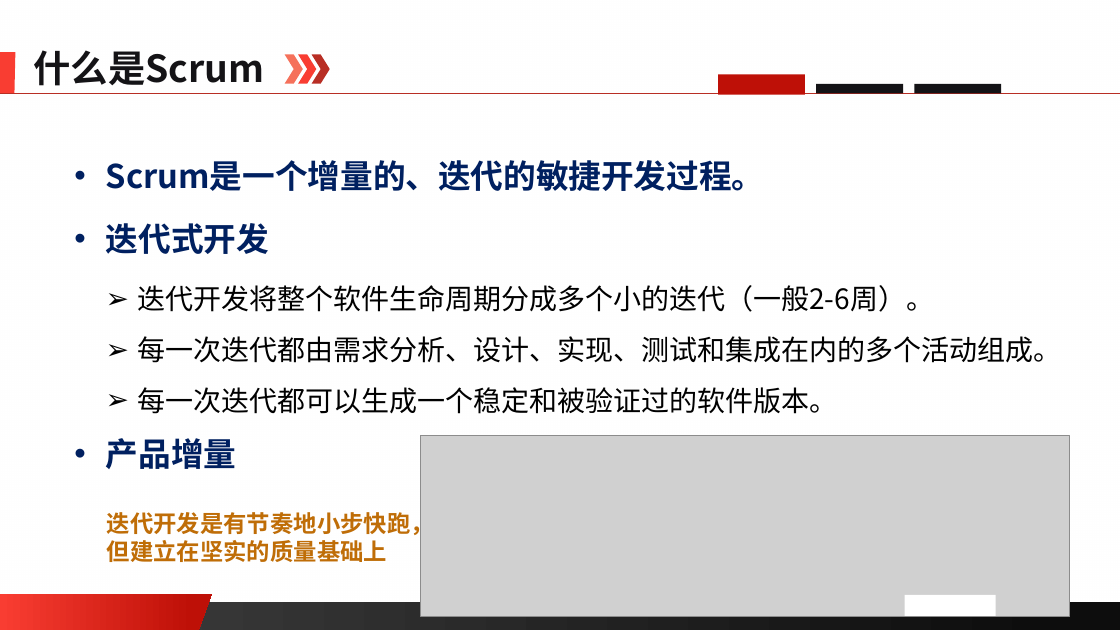
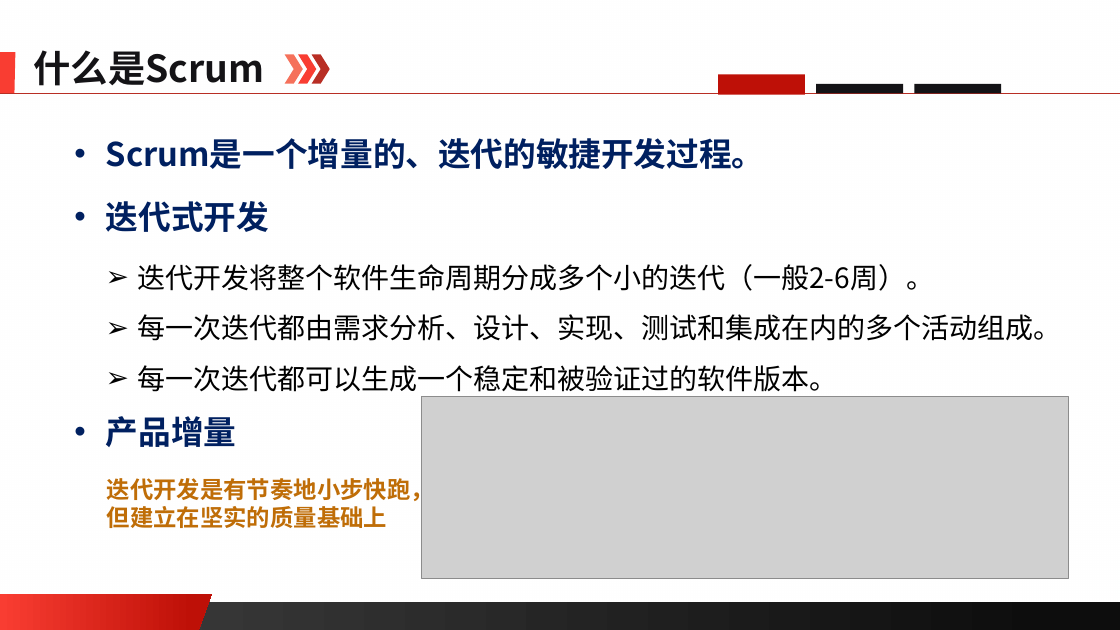
Before and after one commit to edu2act/course-software-process, a slide deck: slide 4 of materials/slides/ch09.pptx. Drawn at 1120x630 pixels with LibreOffice and Linux fonts; fonts in the diff are those of the drawing; grey boxes stand for pictures; background and template pictures are left out. Boxes give left, top, right and bottom in pixels: in the first picture for what was removed or moved away, otherwise in the second. Text is boxed around its words. In the diff, an @@ line names an element or a change of style, - is before the commit and + after.

```diff
--- a/materials/slides/ch09.pptx
+++ b/materials/slides/ch09.pptx
@@ text "Scrum是一个增量的、迭代的敏捷开发过程。": place and size @@
-text "Scrum是一个增量的、迭代的敏捷开发过程。" at (106, 160, 1061, 469)
+text "Scrum是一个增量的、迭代的敏捷开发过程。" at (106, 138, 1061, 447)
@@ picture: place and size @@
-picture at (421, 435, 1070, 617)
+picture at (421, 397, 1069, 578)
@@ text "迭代开发是有节奏地小步快跑，但建立在坚实的质量基础上": place and size @@
-text "迭代开发是有节奏地小步快跑，但建立在坚实的质量基础上" at (107, 509, 434, 562)
+text "迭代开发是有节奏地小步快跑，但建立在坚实的质量基础上" at (107, 474, 434, 528)
@@ rectangle removed at (905, 595, 996, 616) @@
```
Also in this commit, not shown: 4 other slides changed, 4 slides added, 2 slides removed, 1 other file.
